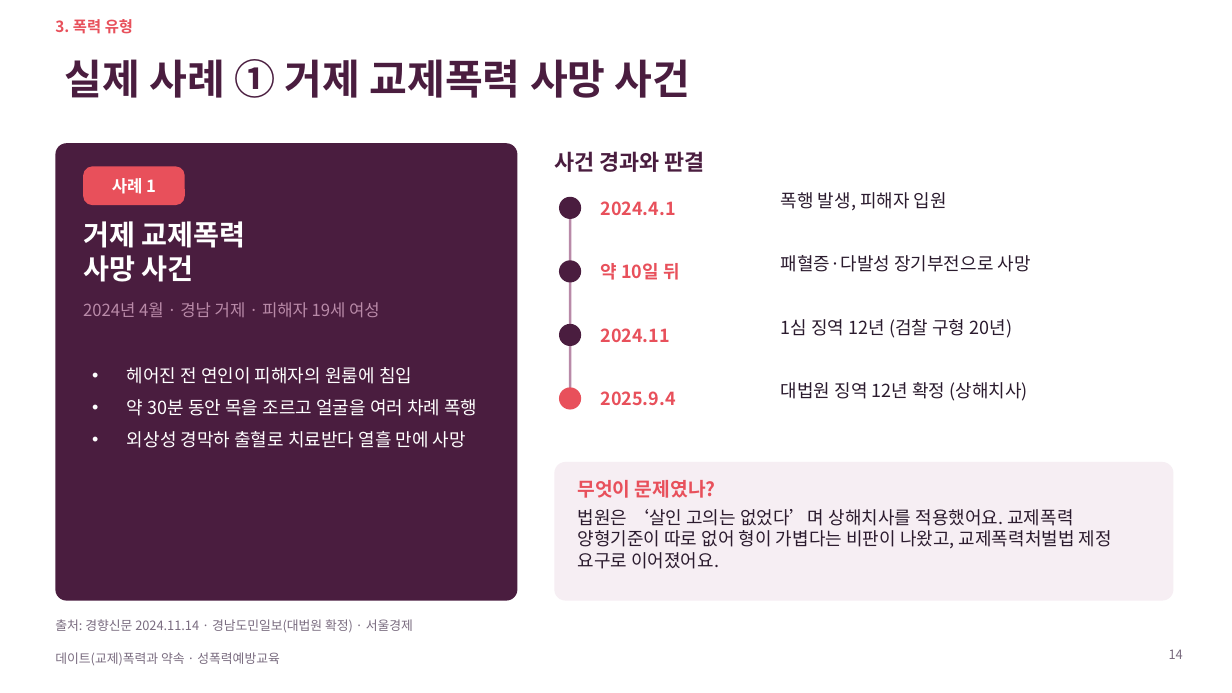
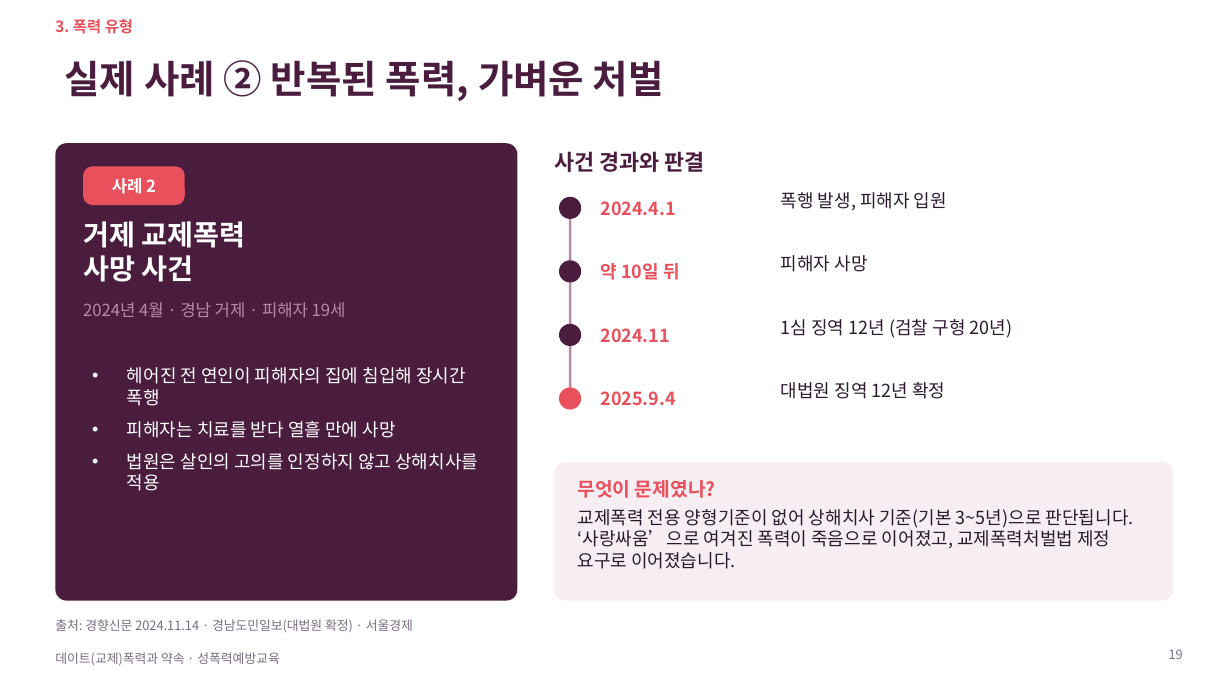
Before and after one commit to ash1234a/security-research-learning, a slide deck: slide 19 of 데이트폭력과_약속.pptx (slide 14 before the commit). Drawn at 1232x693 pixels with LibreOffice and Linux fonts; fonts in the diff are those of the drawing. Boxes give left, top, right and bottom in pixels: in the first picture for what was removed or moved away, otherwise in the second. Text is boxed around its words. In the diff, an @@ line names an element or a change of style, - is before the commit and + after.

```diff
--- a/데이트폭력과_약속.pptx
+++ b/데이트폭력과_약속.pptx
@@ title at [65,60,664,101]: text changed; size 32 to 30 pt @@
-실제 사례 ① 거제 교제폭력 사망 사건
+실제 사례 ② 반복된 폭력, 가벼운 처벌
@@ text at [112,178,156,194]: text changed @@
-사례 1
+사례 2
@@ text at [781,255,867,272]: text changed @@
-패혈증·다발성 장기부전으로 사망
+피해자 사망
@@ text at [83,302,346,317]: text changed @@
-2024년 4월 · 경남 거제 · 피해자 19세 여성
+2024년 4월 · 경남 거제 · 피해자 19세
@@ text at [127,367,478,491]: text changed @@
-• 헤어진 전 연인이 피해자의 원룸에 침입
-• 약 30분 동안 목을 조르고 얼굴을 여러 차례 폭행
-• 외상성 경막하 출혈로 치료받다 열흘 만에 사망
+• 헤어진 전 연인이 피해자의 집에 침입해 장시간 폭행
+• 피해자는 치료를 받다 열흘 만에 사망
+• 법원은 살인의 고의를 인정하지 않고 상해치사를 적용
@@ text at [781,382,945,399]: text changed @@
-대법원 징역 12년 확정 (상해치사)
+대법원 징역 12년 확정
@@ text at [577,509,1134,569]: text changed @@
-법원은 ‘살인 고의는 없었다’며 상해치사를 적용했어요. 교제폭력 양형기준이 따로 없어 형이 가볍다는 비판이 나왔고, 교제폭력처벌법 제정 요구로 이어졌어요.
+교제폭력 전용 양형기준이 없어 상해치사 기준(기본 3~5년)으로 판단됩니다. ‘사랑싸움’으로 여겨진 폭력이 죽음으로 이어졌고, 교제폭력처벌법 제정 요구로 이어졌습니다.
@@ page number at [1169,649,1183,659]: text changed @@
-14
+19
```
Also in this commit, not shown: 15 other slides changed, 13 slides added, 13 slides removed.
